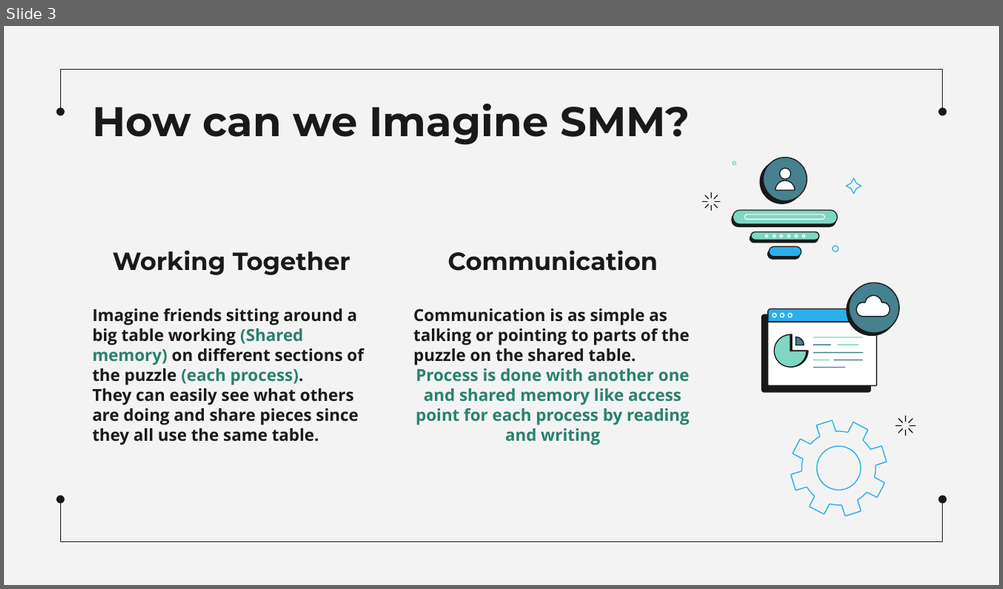
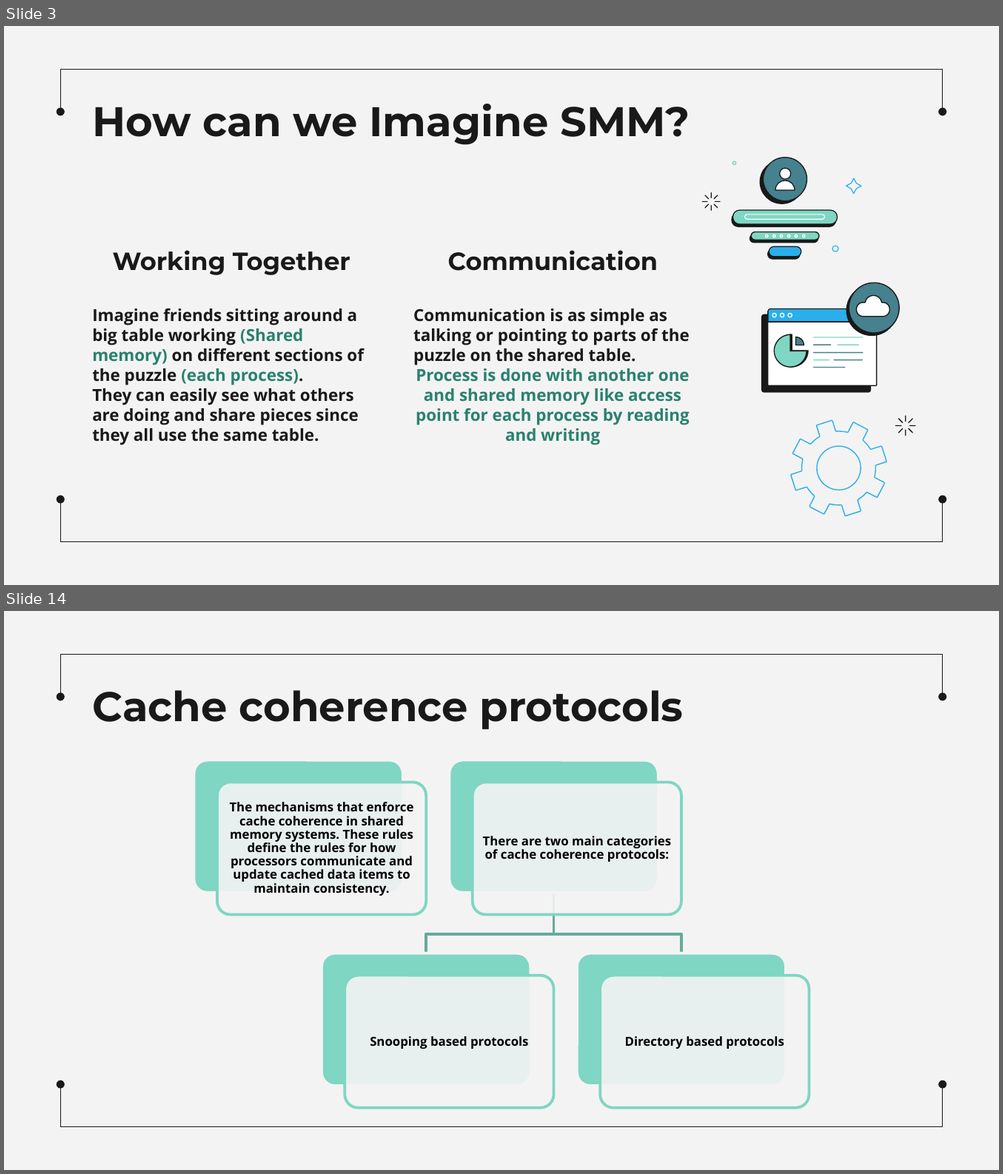
Before and after one commit to MahmoudEssam707/Operating-System, a slide deck: Presentaion on Shared Memory Machines/Sharing Memory Machines.pptx. Shown one above the other, each under a label of ours: slide 3 before the commit, slides 3 and 14 after it; the slides between them are not shown. The pictures are 1003x589 and 1003x1174 pixels, drawn with LibreOffice and Linux fonts; fonts in the diff are those of the drawing. Boxes give left, top, right and bottom in pixels: in the first picture for what was removed or moved away, otherwise in the second. Text is boxed around its words. In the diff, an @@ line names an element or a change of style, - is before the commit and + after.

```diff
--- a/Presentaion on Shared Memory Machines/Sharing Memory Machines.pptx
+++ b/Presentaion on Shared Memory Machines/Sharing Memory Machines.pptx
@@ slide 14 added at <box>4,611,999,1170</box>, background #F3F3F3; not listed: 6 template elements that a slide beside it also shows @@
@@ title added at <box>92,690,683,729</box>, 30 pt, text #191919, bold @@
+Cache coherence protocols
@@ group added at <box>194,760,808,1108</box>: 8 rounded rectangles, 4 texts, 2 freeform shapes @@
+The mechanisms that enforce cache coherence in shared memory systems. These rules define the rules for how processors communicate and update cached data items to maintain consistency.
+There are two main categories of cache coherence protocols:
+Snooping based protocols
+Directory based protocols
```
Also in this commit, not shown: 4 slides changed, 9 other slides added, 1 slide removed.
